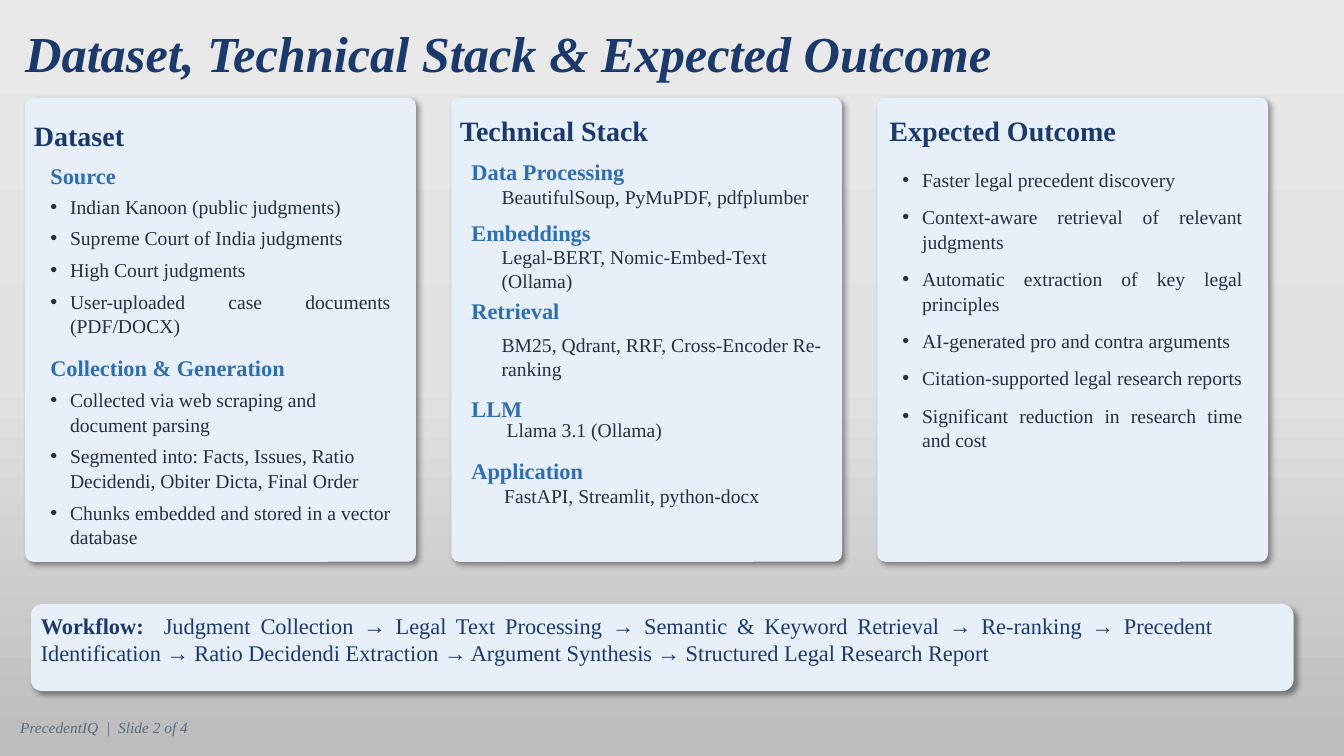
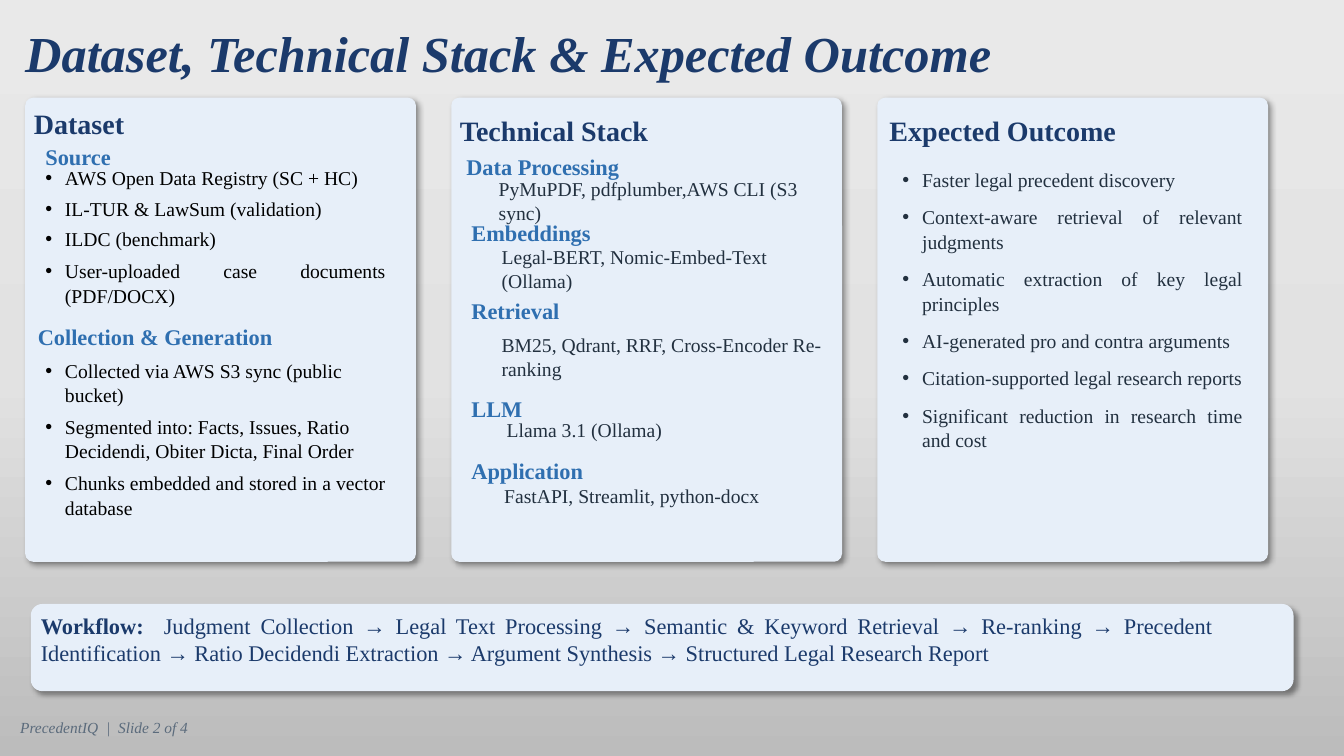
Before and after one commit to Krithana/Project1_PrecedentIQ, a slide deck: slide 3 of T9917_VIT-V_Krithana.pptx. Drawn at 1344x756 pixels with LibreOffice and Linux fonts; fonts in the diff are those of the drawing. Boxes give left, top, right and bottom in pixels: in the first picture for what was removed or moved away, otherwise in the second. Text is boxed around its words. In the diff, an @@ line names an element or a change of style, - is before the commit and + after.

```diff
--- a/T9917_VIT-V_Krithana.pptx
+++ b/T9917_VIT-V_Krithana.pptx
@@ text "Dataset": place and size @@
-text "Dataset" at box(34, 127, 124, 147)
+text "Dataset" at box(34, 115, 124, 135)
@@ text "Source": place and size @@
-text "Source" at box(50, 169, 115, 184)
+text "Source" at box(45, 150, 110, 165)
@@ text "AWS Open Data Registry (SC ...": place and size @@
-text "AWS Open Data Registry (SC ..." at box(70, 200, 390, 313)
+text "AWS Open Data Registry (SC ..." at box(65, 171, 385, 283)
@@ text at box(65, 171, 358, 250): text changed; text colour #22303F to #000000 @@
-• Indian Kanoon (public judgments)
-• Supreme Court of India judgments
-• High Court judgments
+• AWS Open Data Registry (SC + HC)
+• IL-TUR & LawSum (validation)
+• ILDC (benchmark)
@@ text "Data Processing": place and size @@
-text "Data Processing" at box(471, 164, 624, 185)
+text "Data Processing" at box(466, 159, 619, 180)
@@ text at box(499, 182, 797, 224): text changed @@
-BeautifulSoup, PyMuPDF, pdfplumber
+PyMuPDF, pdfplumber,AWS CLI (S3 sync)
@@ text at box(65, 264, 385, 283): text colour #22303F to #000000 in "User-uploaded case documents (PDF/DOCX)" @@
@@ text "Collection & Generation": place and size @@
-text "Collection & Generation" at box(50, 360, 285, 376)
+text "Collection & Generation" at box(38, 329, 272, 345)
@@ text "Collected via AWS S3 sync ...": place and size @@
-text "Collected via AWS S3 sync ..." at box(70, 393, 390, 544)
+text "Collected via AWS S3 sync ..." at box(65, 364, 385, 516)
@@ text at box(65, 364, 342, 406): text changed; text colour #22303F to #000000 @@
-• Collected via web scraping and document parsing
+• Collected via AWS S3 sync (public bucket)
@@ text at box(65, 420, 385, 516): text colour #22303F to #000000 in "Segmented into: Facts, Issues, Ratio Decidendi, Obiter ...", "Chunks embedded and stored in a vector ..." @@
```
Also in this commit, not shown: 1 other slide changed.
